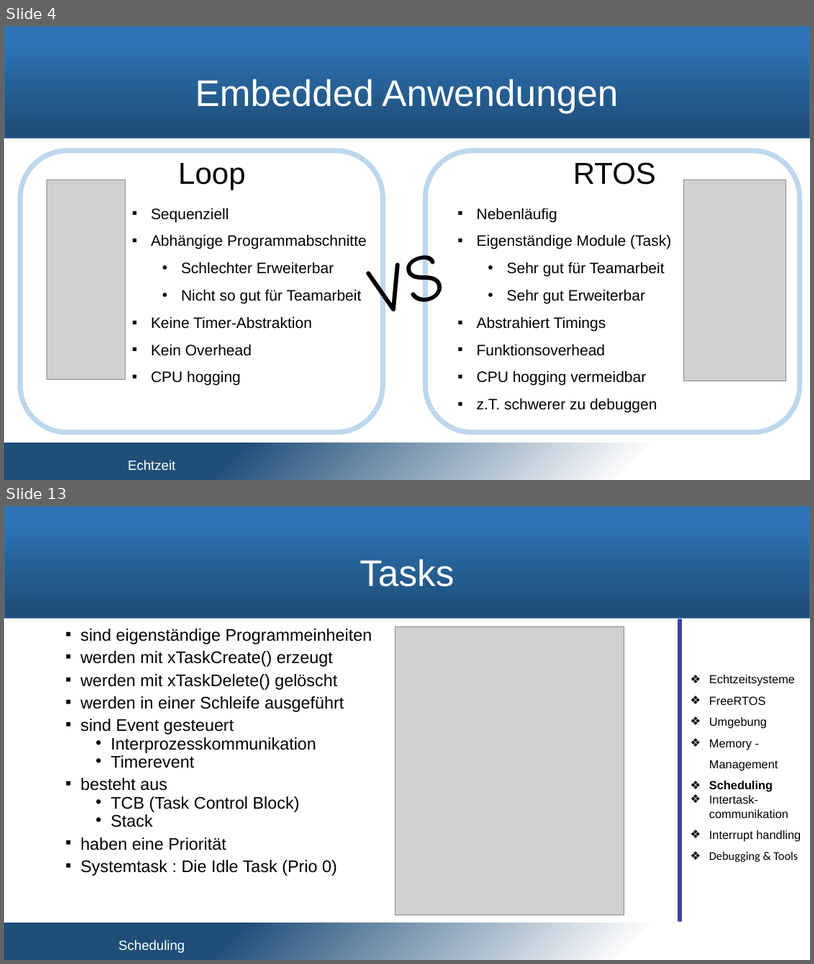
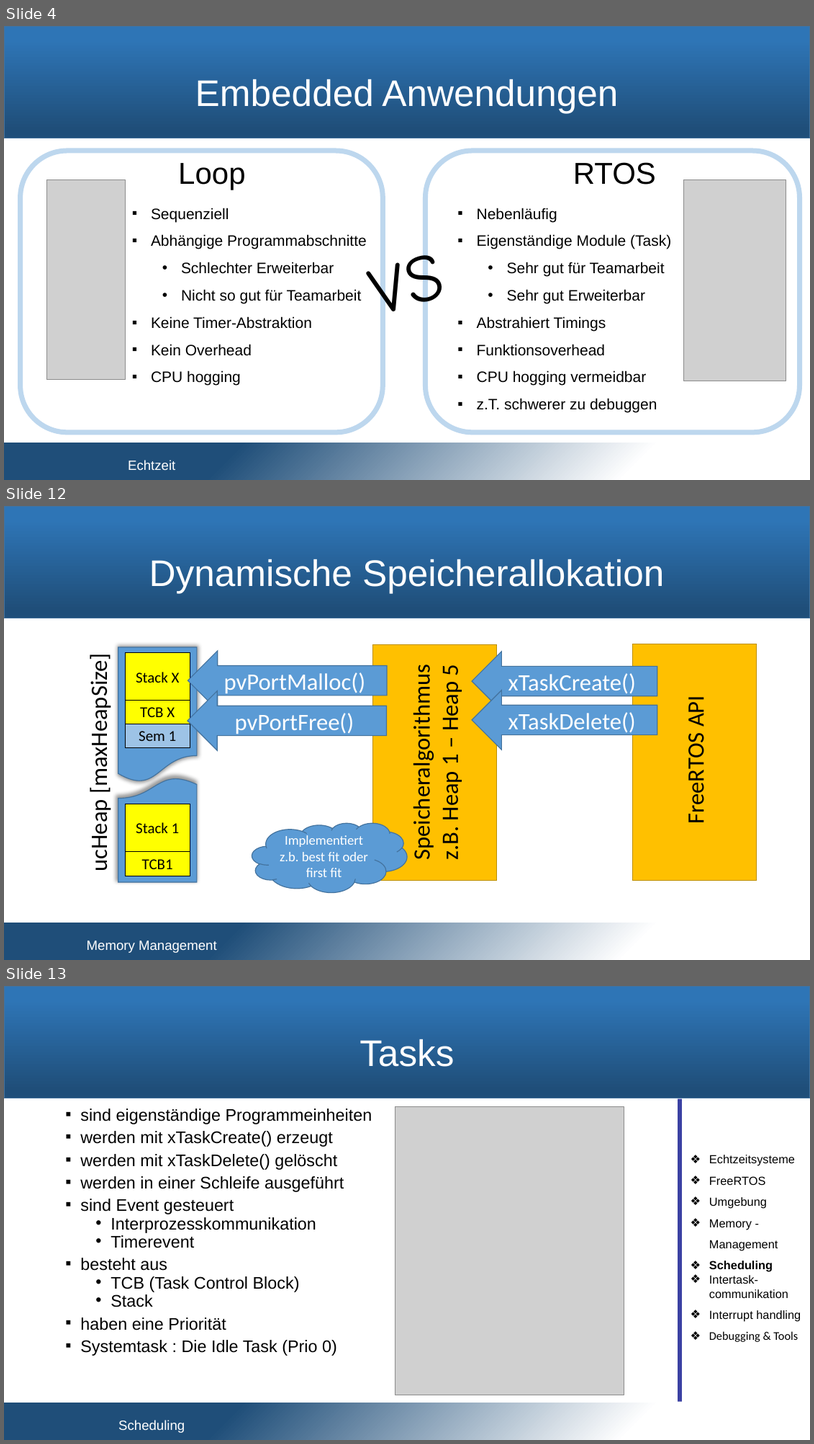
Before and after one commit to snobz/Seminar_BS_2017, a slide deck: Päsi/Seminar Betriebssysteme.pptx. Shown one above the other, each under a label of ours: slides 4 and 13 before the commit, slides 4, 12 and 13 after it; the slides between them are not shown. The pictures are 814x964 and 814x1444 pixels, drawn with LibreOffice and Linux fonts; fonts in the diff are those of the drawing; grey boxes stand for pictures; background and template pictures are left out. Boxes give left, top, right and bottom in pixels: in the first picture for what was removed or moved away, otherwise in the second. Text is boxed around its words. In the diff, an @@ line names an element or a change of style, - is before the commit and + after.

```diff
--- a/Päsi/Seminar Betriebssysteme.pptx
+++ b/Päsi/Seminar Betriebssysteme.pptx
@@ slide 12 added at [4, 506, 810, 960], background #FFFFFF; not listed: 2 template elements that a slide beside it also shows @@
@@ title added at [149, 559, 664, 593], 44 pt, text #FFFFFF @@
+Dynamische Speicherallokation
@@ rectangle added at [125, 655, 190, 679], fill #F2F2F2, outline #000000 0.75 pt @@
@@ right arrow added at [188, 651, 387, 710], fill #5B9BD5, outline #43739E 1 pt, 28 pt, text #FFFFFF @@
+pvPortMalloc()
@@ right arrow added at [472, 651, 658, 710], fill #5B9BD5, outline #43739E 1 pt, 28 pt, text #FFFFFF @@
+xTaskCreate()
@@ text added at [85, 667, 113, 869], 28 pt, text #000000 @@
+ucHeap [maxHeapSize]
@@ rectangle added at [125, 677, 190, 701], fill #F2F2F2, outline #000000 0.75 pt @@
@@ right arrow added at [188, 691, 387, 750], fill #5B9BD5, outline #43739E 1 pt, 28 pt, text #FFFFFF @@
+pvPortFree()
@@ right arrow added at [472, 690, 658, 749], fill #5B9BD5, outline #43739E 1 pt, 28 pt, text #FFFFFF @@
+xTaskDelete()
@@ group added at [373, 644, 757, 880]: 2 rectangles, 2 texts @@
+Speicheralgorithmus
+z.B. Heap 1 – Heap 5
+FreeRTOS API
@@ rectangle added at [125, 803, 190, 851], fill #FFFF00, outline #000000 0.75 pt, 18 pt, text #000000 @@
+Stack 1
@@ group added at [118, 647, 197, 882]: 5 rectangles, 2 flow chart documents @@
+TCB1
+Sem 1
+TCB X
+Stack X
+Stack 1
@@ cloud added at [252, 823, 407, 893], fill #5B9BD5, outline #43739E 1 pt, 16 pt, text #FFFFFF @@
+Implementiert z.b. best fit oder first fit
@@ text added at [87, 940, 217, 952], 16 pt, text #FFFFFF @@
+Memory Management
```
Also in this commit, not shown: 1 slide changed, 1 other slide added, 1 slide removed.
